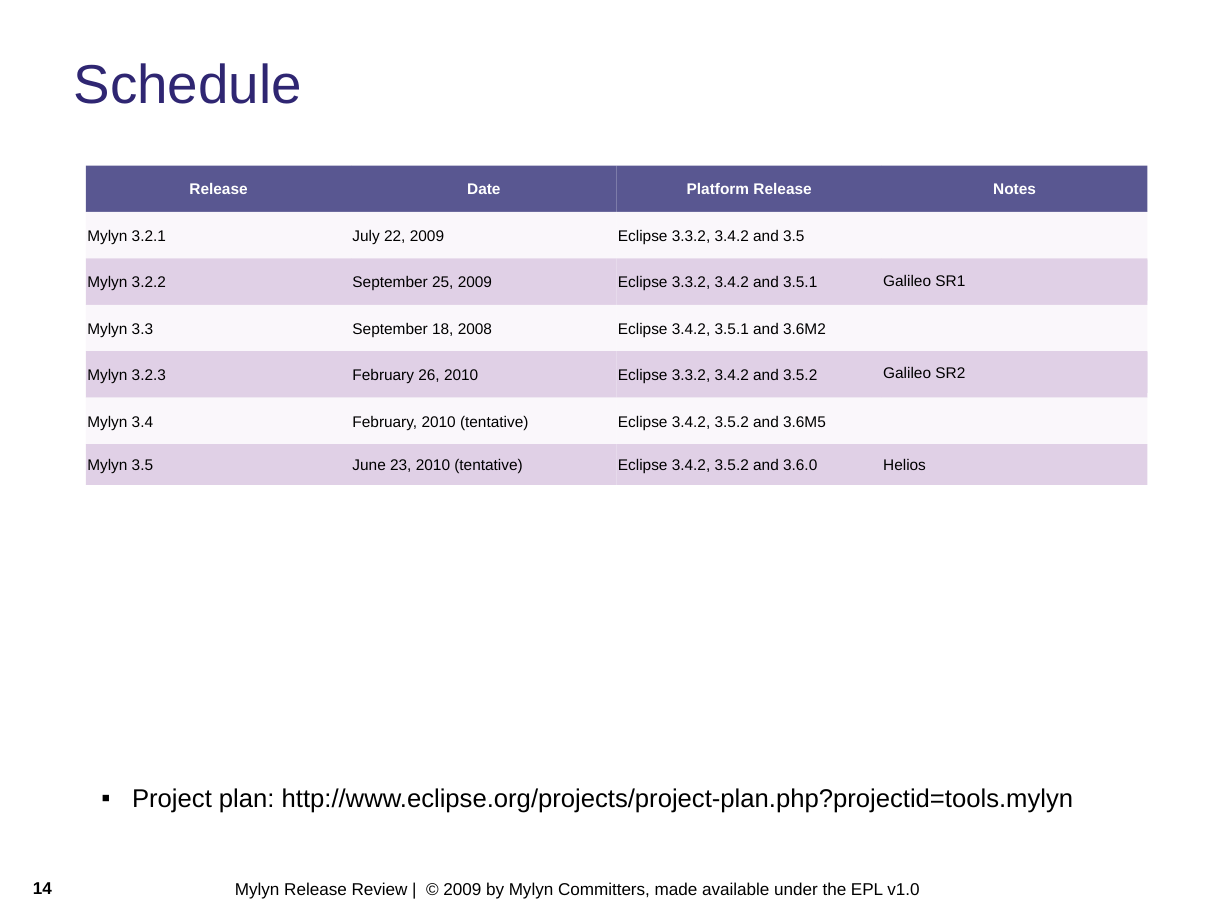
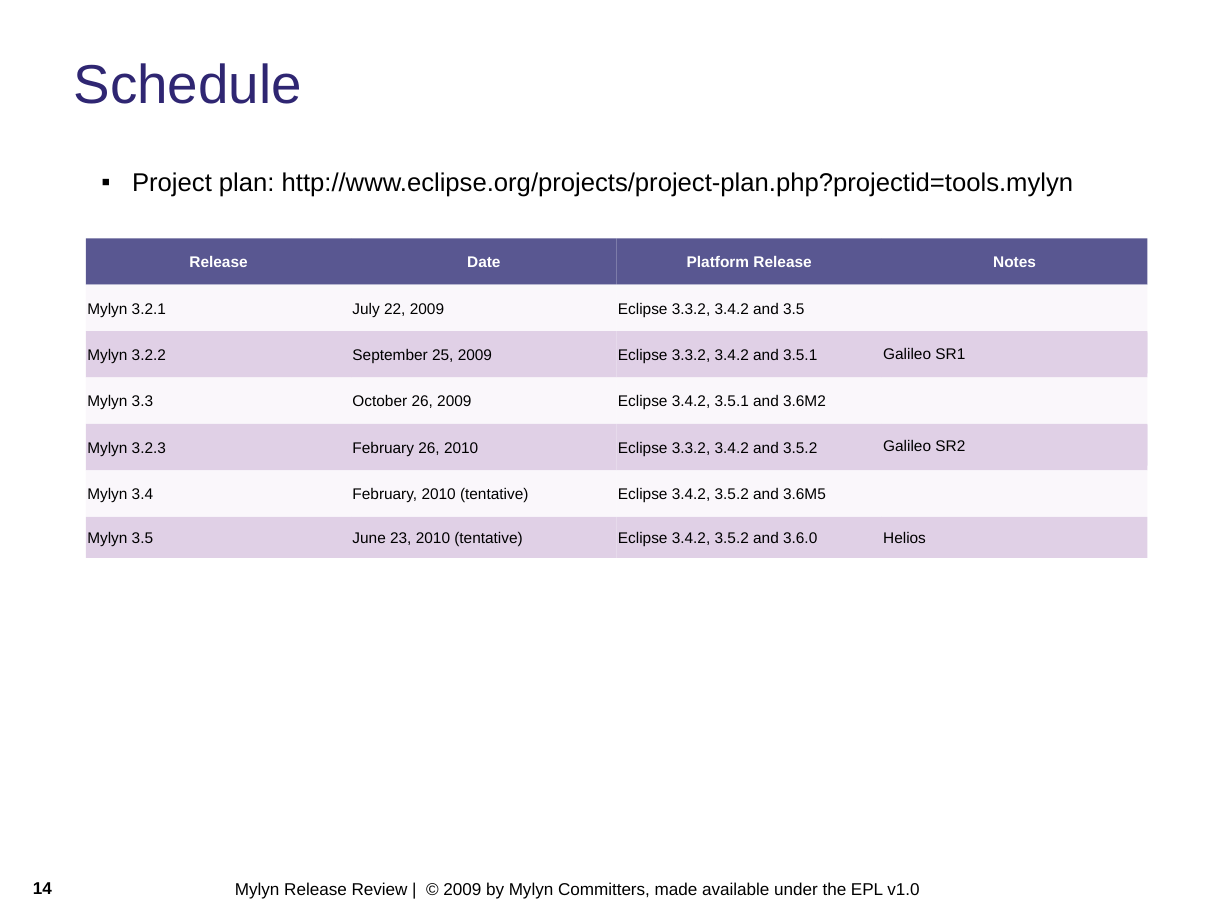
Before and after one commit to eclipse-mylyn/mylyn-website, a slide deck: slide 14 of publications/2009-10-mylyn-3.3-release-review.ppt. Drawn at 1232x924 pixels with LibreOffice and Linux fonts; fonts in the diff are those of the drawing; background and template pictures are left out. Boxes give left, top, right and bottom in pixels: in the first picture for what was removed or moved away, otherwise in the second. Text is boxed around its words. In the diff, an @@ line names an element or a change of style, - is before the commit and + after.

Commit message:
RESOLVED - bug 291394: prepare Mylyn 3.3 release review https://bugs.eclipse.org/bugs/show_bug.cgi?id=291394

```diff
--- a/publications/2009-10-mylyn-3.3-release-review.ppt
+++ b/publications/2009-10-mylyn-3.3-release-review.ppt
@@ text "Project plan: http://www.eclipse.org/projects/project-plan.p ...": place and size @@
-text "Project plan: http://www.eclipse.org/projects/project-plan.p ..." at [132, 788, 1073, 813]
+text "Project plan: http://www.eclipse.org/projects/project-plan.p ..." at [132, 172, 1073, 197]
@@ 8 rectangles: place and size @@
-8 rectangles at [86, 259, 1147, 484]
+8 rectangles at [86, 331, 1147, 557]
@@ 22 rectangles: place and size @@
-22 rectangles at [86, 165, 1147, 445]
+22 rectangles at [86, 238, 1147, 517]
@@ text in rectangle at [352, 394, 471, 408]: text changed @@
-September 18, 2008
+October 26, 2009
```
Also in this commit, not shown: 1 other slide changed.
